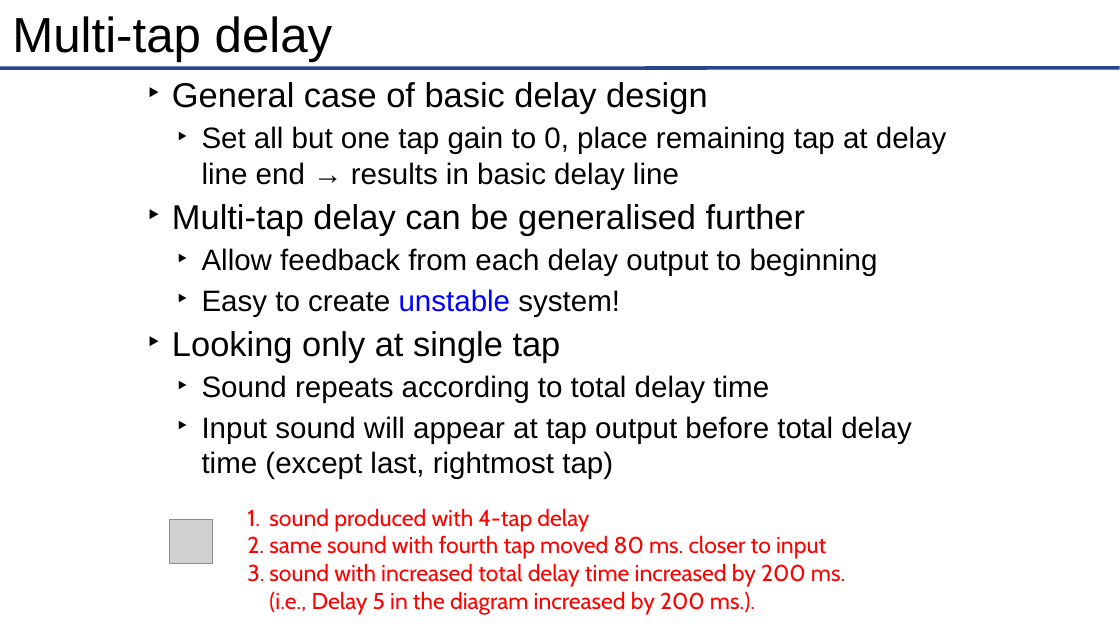
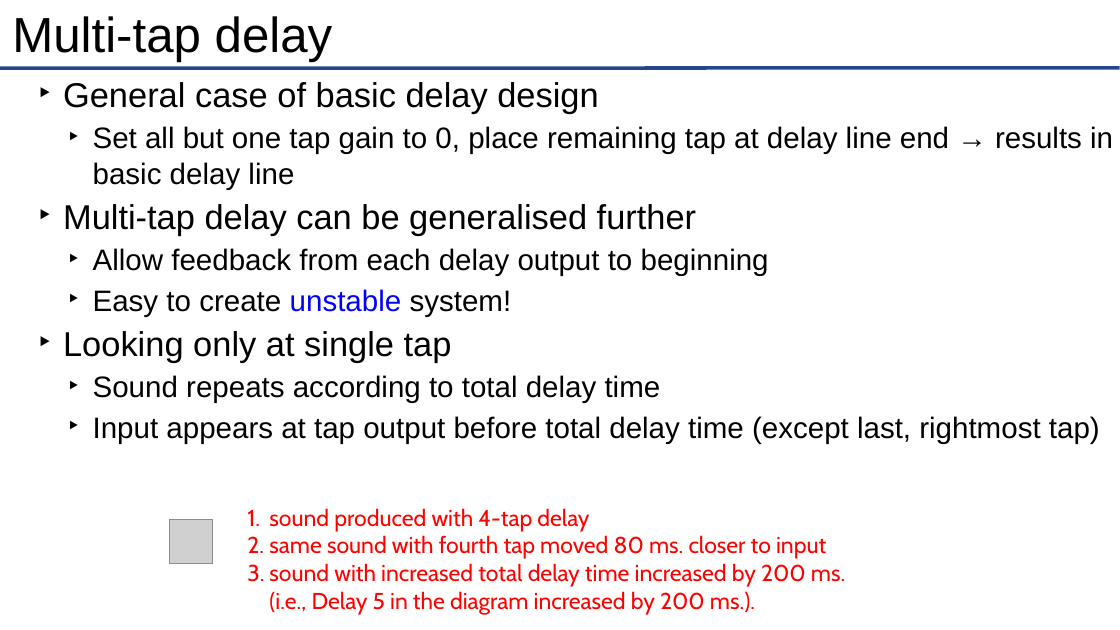
Before and after one commit to joshreiss/Audio-programming-with-VST-and-JUCE, a slide deck: slide 12 of 03 - Delay effects/A - Delay/Delay.pptx. Drawn at 1120x630 pixels with LibreOffice and Linux fonts; fonts in the diff are those of the drawing; grey boxes stand for pictures. Boxes give left, top, right and bottom in pixels: in the first picture for what was removed or moved away, otherwise in the second. Text is boxed around its words. In the diff, an @@ line names an element or a change of style, - is before the commit and + after.

Commit message:
updates to delay, vibrato

```diff
--- a/03 - Delay effects/A - Delay/Delay.pptx
+++ b/03 - Delay effects/A - Delay/Delay.pptx
@@ text "General case of basic delay ...": place and size @@
-text "General case of basic delay ..." at (172, 82, 947, 479)
+text "General case of basic delay ..." at (63, 82, 1113, 444)
@@ text at (93, 416, 1100, 444): text changed @@
-  ‣ Input sound will appear at tap output before total delay time (except last, rightmost tap)
+  ‣ Input appears at tap output before total delay time (except last, rightmost tap)
```
Also in this commit, not shown: 5 other slides changed, 1 slide removed, 35 other files.
